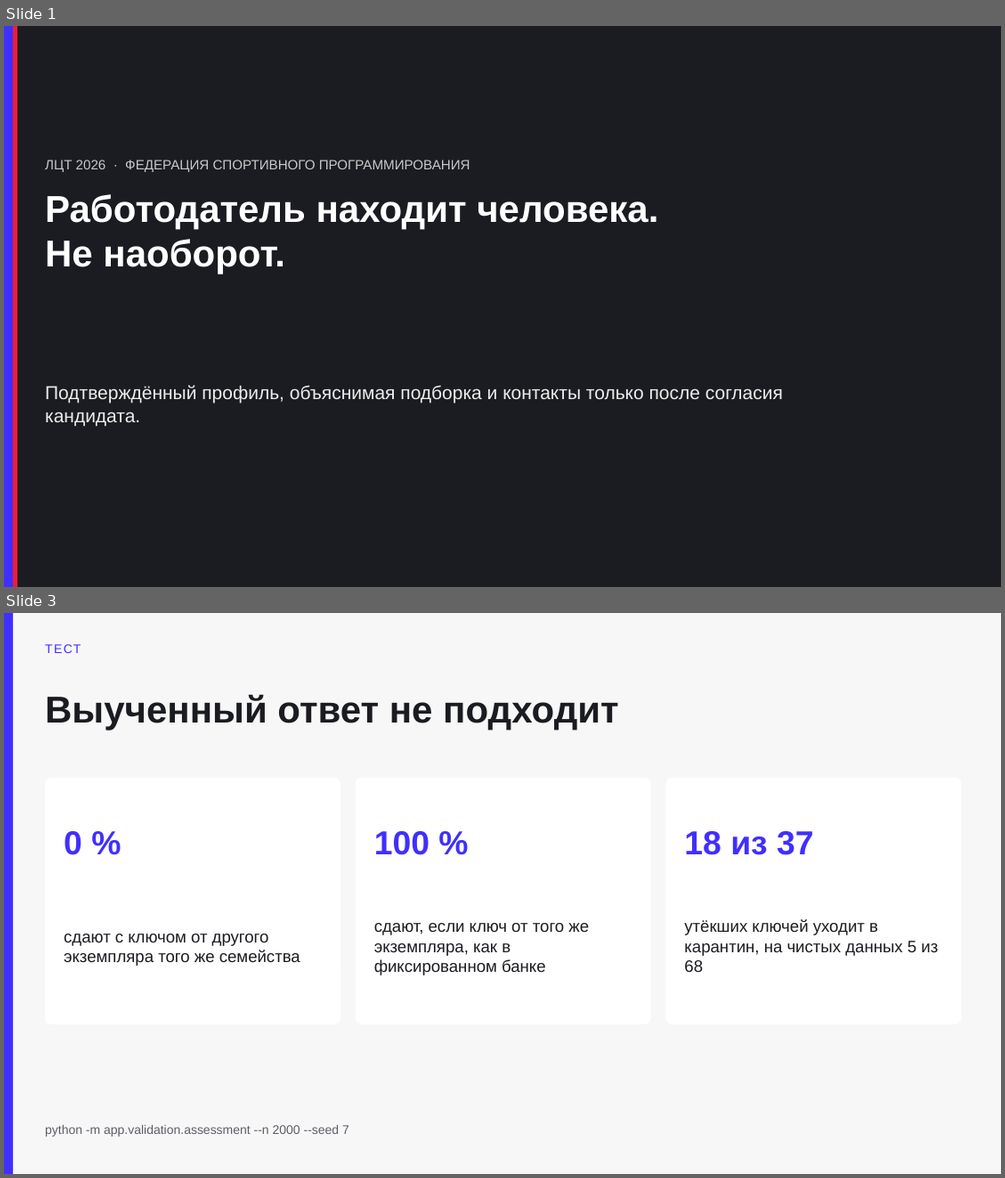
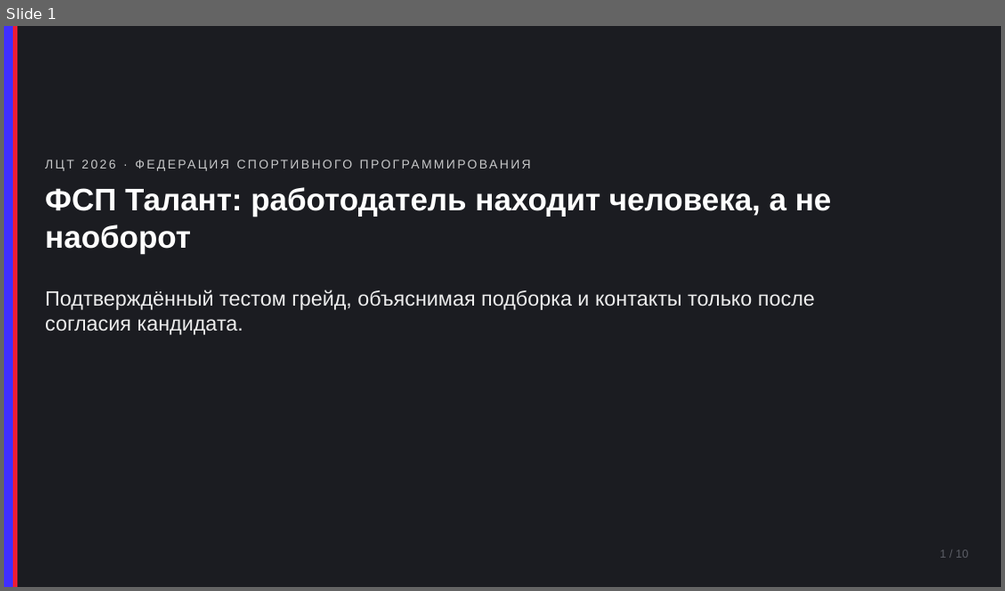
Before and after one commit to KonkovDV/fsp-talent, a slide deck: docs/pitch.pptx. Shown one above the other, each under a label of ours: slides 1 and 3 before the commit, slide 1 after it; the slides between them are not shown. The pictures are 1005x1178 and 1005x591 pixels, drawn with LibreOffice and Linux fonts; fonts in the diff are those of the drawing. Boxes give left, top, right and bottom in pixels: in the first picture for what was removed or moved away, otherwise in the second. Text is boxed around its words. In the diff, an @@ line names an element or a change of style, - is before the commit and + after.

Commit message:
Питч переделан на десять слайдов со скриншотами стенда: HTML, PPTX и PDF собираются из одного источника, у каждой цифры есть команда, а пример оси ФСП закреплён тестом.

```diff
--- a/docs/pitch.pptx
+++ b/docs/pitch.pptx
@@ slide 3 removed at (4, 613, 1001, 1174), background #F7F7F8 @@
@@ rectangle removed at (4, 613, 13, 1174) @@
@@ text removed at (45, 644, 81, 653) @@
-ТЕСТ
@@ text removed at (45, 694, 618, 730) @@
-Выученный ответ не подходит
@@ rounded rectangle removed at (45, 778, 340, 1024) @@
@@ rounded rectangle removed at (356, 778, 651, 1024) @@
@@ rounded rectangle removed at (666, 778, 961, 1024) @@
@@ text removed at (64, 831, 82, 855) @@
-0 %
@@ text removed at (374, 831, 429, 855) @@
-100 %
@@ text removed at (684, 831, 814, 855) @@
-18 из 37
@@ text removed at (374, 923, 589, 975) @@
-сдают, если ключ от того же экземпляра, как в фиксированном банке
@@ text removed at (684, 919, 938, 972) @@
-утёкших ключей уходит в карантин, на чистых данных 5 из 68
@@ text removed at (64, 933, 300, 965) @@
-сдают с ключом от другого экземпляра того же семейства
@@ text removed at (45, 1125, 349, 1136) @@
-python -m app.validation.assessment --n 2000 --seed 7
@@ slide 1 changed as well @@
@@ text "ЛЦТ 2026 · ФЕДЕРАЦИЯ СПОРТИВНОГО ..." at (45, 153, 942, 176): size 13 to 12 pt, letter spacing 0 to 2 pt @@
@@ text at (45, 187, 832, 253): text changed; size 36 to 30 pt @@
-Работодатель находит человека.
-Не наоборот.
+ФСП Талант: работодатель находит человека, а не наоборот
@@ text at (45, 289, 815, 335): text changed; size 18 to 20 pt @@
-Подтверждённый профиль, объяснимая подборка и контакты только после согласия кандидата.
+Подтверждённый тестом грейд, объяснимая подборка и контакты только после согласия кандидата.
@@ text added at (939, 549, 968, 557), 11 pt, text #5C5E66 @@
+1 / 10
```
Also in this commit, not shown: 9 slides added, 5 other slides removed, 9 other files.
